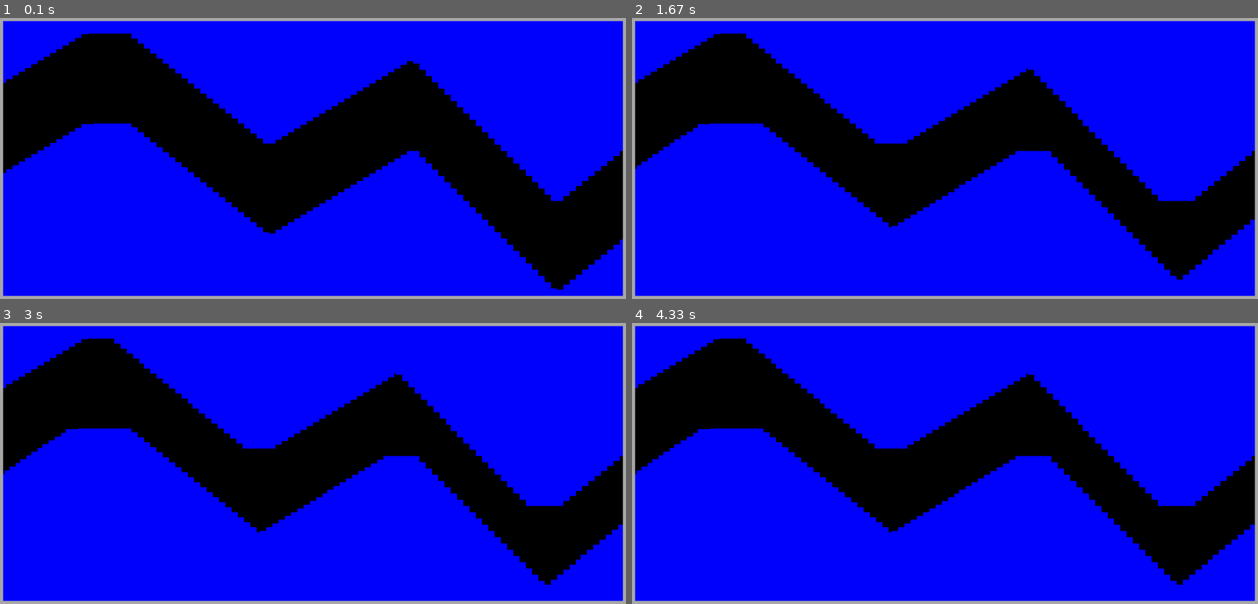
Above: before the commit, frames 1-4 (two rows, left to right).
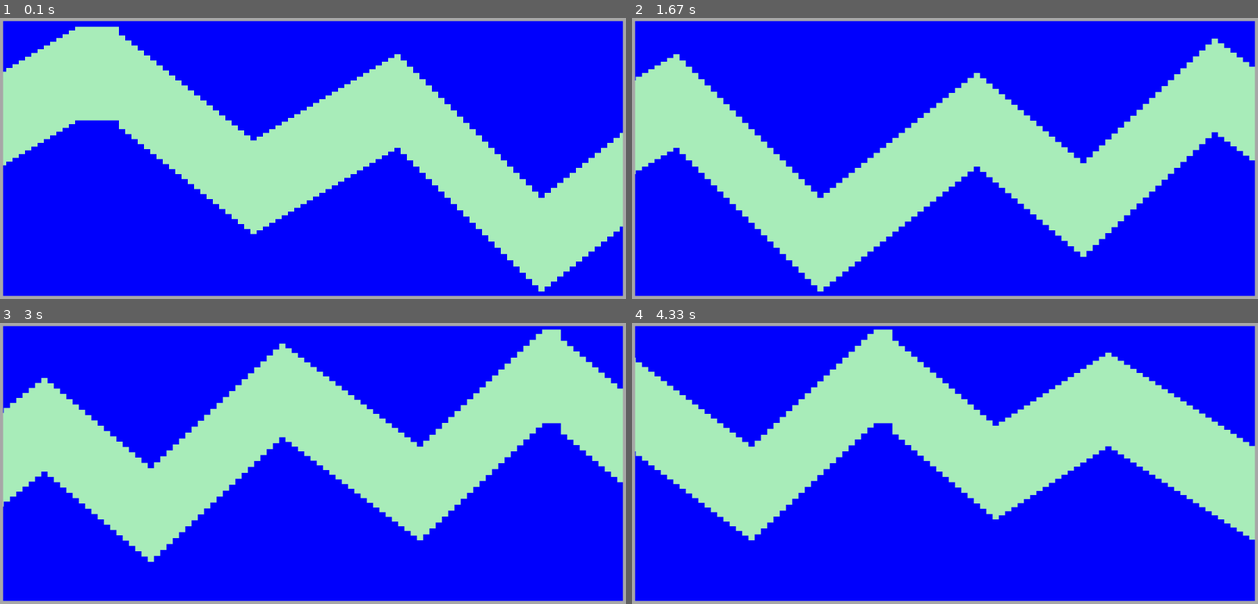
Above: after the commit, the same moments.

Repository: TR-Coder/pygame
Game: pygame game, started from 16-1_missil.py
Same seed, same stepped clock (60 frames per second), same inputs: the game is played once before the commit and once after it.
Inputs:
- Up to frame 1 (0.1 s): no input
- Up to frame 2 (1.67 s): no input
- Up to frame 3 (3 s): no input
- Up to frame 4 (4.33 s): no input

The runs differ from the first frame. In frame 1, 36% of the frame differs, in the area x 0-100%, y 2-98%; in frame 2, 47%; in frame 3, 50%, in the area x 0-100%, y 2-94%; in frame 4, 48%.

Commit message:
missil tunel funcionant

Diff:
--- a/16-1_missil.py
+++ b/16-1_missil.py
@@ -14,10 +14,11 @@
 
 SCREEN_WIDTH = 2000
 SCREEN_HEIGHT = 900
-FPS = 60
+FPS = 160
 
 RECTANGLE_WIDTH = 20
 MARGIN = 10
+NUMBER_OF_RECTANGLES = SCREEN_WIDTH // RECTANGLE_WIDTH
 
 pg.init()
 font = pg.font.SysFont('Bauhaus 93', 60)
@@ -30,6 +31,35 @@
     screen.blit(bg, (0, 0))
 
 
+sign = -1
+height = MARGIN +  200
+def create_interval(rectangles:list[pg.Rect]) -> int:
+    global sign
+    global height
+    GAP = 300
+    MIN_HEIGHT = 30
+    interval_length = random.randint(15,25)      # number of rectangles per interval.
+    slope = random.randint(10, 20) * sign        # The units are pixels.
+    sign = -sign
+    print(interval_length, slope, sign)
+    for j in range(interval_length):
+
+        height = (height + slope) if height>=MIN_HEIGHT else MIN_HEIGHT + slope
+        upper_rect = pg.Rect(0, MARGIN, RECTANGLE_WIDTH, height)
+        rectangles.append(upper_rect)
+
+        d = 2*MARGIN + GAP + height
+        h = SCREEN_HEIGHT-d
+        if h < 0:
+            print('********',SCREEN_HEIGHT - d, height, slope)
+            height = h = SCREEN_HEIGHT - 2*MARGIN - GAP - MIN_HEIGHT + slope
+        lower_rect = pg.Rect(0, MARGIN+height+GAP, RECTANGLE_WIDTH, h)
+        rectangles.append(lower_rect)
+
+    return interval_length
+
+
+
 ''' La idea per a crear el túnel és:
     Generem intervals de longitud aleatoria.
     Durant cada interval el túnel va pujant o baixant amb una inclinació determinada.
@@ -37,70 +67,49 @@
 '''
 def create_tunnel() -> list[pg.Rect]:
     rectangles:list[pg.Rect] = []
-    NUMBER_OF_RECTANGLES = SCREEN_WIDTH // RECTANGLE_WIDTH
-    GAP = 300
-    MIN_HEIGHT = 40
-    sign = -1
-    x = 0
-    height = MARGIN +  200
     i = 0
-
     while i < NUMBER_OF_RECTANGLES:
-        interval_length = random.randint(15,25)      # number of rectangles per interval.
-        slope = random.randint(10, 20) * sign        # The units are pixels.
-        sign = -sign
-        print(interval_length, slope, sign)
-        for j in range(interval_length):
-            height = (height + slope) if height>=MIN_HEIGHT else MIN_HEIGHT
-            rect_sup = pg.Rect(x, MARGIN, RECTANGLE_WIDTH, height)
-            rect_inf = pg.Rect(x, MARGIN+height+GAP, RECTANGLE_WIDTH, SCREEN_HEIGHT-(MARGIN+height+GAP))
-            rectangles.append(rect_sup)
-            rectangles.append(rect_inf)
-            x = x + RECTANGLE_WIDTH
-        i = i + j
-    print(len(rectangles))
+        interval_length = create_interval(rectangles)
+        i = i + interval_length
     return rectangles
 
 
 
-def draw_tunnel(rectangles:list[pg.Rect]) -> None:
-    for rectangle in rectangles:
-        pg.draw.rect(screen, 'blue', rectangle)
+def draw_tunnel(x:int, rectangles:list[pg.Rect]) -> None:
+    for upper_rect, lower_rect in zip(rectangles[0::2], rectangles[1::2]):
+        upper_rect.x = lower_rect.x = x
+        pg.draw.rect(screen, 'blue', upper_rect)
+        pg.draw.rect(screen, 'blue', lower_rect)
+        x = x + RECTANGLE_WIDTH
     pg.draw.rect(screen, 'dark gray', [0, 0, SCREEN_WIDTH, SCREEN_HEIGHT], MARGIN)
-
-def move_tunnel(rectangles:list[pg.Rect]) -> list[pg.Rect]:
-    SPEED = 5
-    for i in range(len(rectangles)):
-        rectangles[i].x -= SPEED
-        if rectangles[i].x + RECTANGLE_WIDTH < 0:
-            rectangles.pop(0)
-            rectangles.pop(1)
-            rect_sup = pg.Rect(0, MARGIN, RECTANGLE_WIDTH, 100)
-            rect_sup1 = pg.Rect(0, MARGIN, RECTANGLE_WIDTH, 100)
-            rectangles.append(rect_sup)
-            rectangles.append(rect_sup1)
-    return rectangles
 
 
 
 def main() -> None:
-
+    pg.display.set_caption('Missile')
     rectangles:list[pg.Rect] = create_tunnel()
-
-
-    pg.display.set_caption('Missile')
-
+    x = 0
 
     run = True
     while run:
         clock.tick(FPS)
+        draw_background()
 
         for event in pg.event.get():
             if event.type == pg.QUIT:
                 run = False
 
-        draw_tunnel(rectangles)
-        rectangles = move_tunnel(rectangles)
+        draw_tunnel(x, rectangles)
+        if abs(x) >= RECTANGLE_WIDTH:
+            x += RECTANGLE_WIDTH - 6
+            rectangles.pop(0)
+            rectangles.pop(0)
+        else:
+            x -= 6
+
+        if len(rectangles)<=NUMBER_OF_RECTANGLES*2:
+            create_interval(rectangles)
+
         pg.display.update()
 
     pg.quit()
